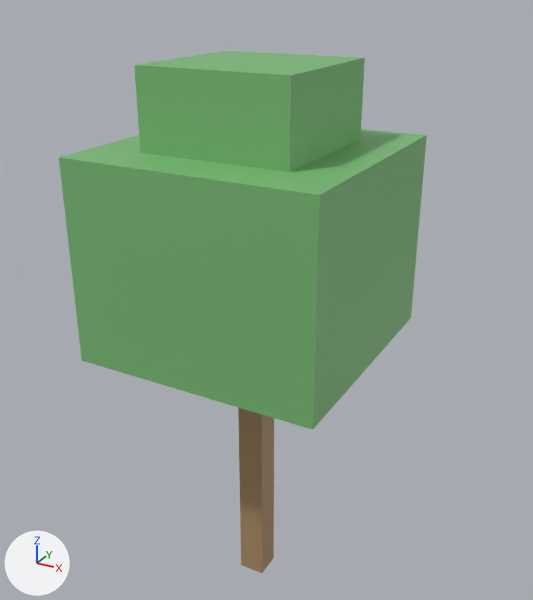
An edit to the glTF model data/islands/disksaver/glb/Prop_DS_Tree_13.glb, drawn before and after from the same camera.
Before and after are seen from a 50 mm lens placed at (3.58, -6.28, 6.77), pointed at (0.02, 0.2, 3.53). Every picture has the same lights, and +X, +Y and +Z are marked at lower left. The first picture is the older version. Vertices at exactly the same position are counted once.
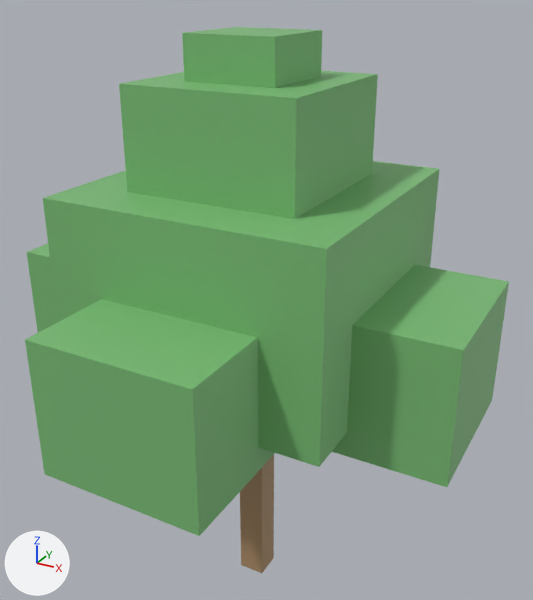
What changed in the scene script:
```text
Change me_cube_1459:
    used by ob_cube_001; location = (0.0, 0.0, 0.0)
    remove me_cube_1459.from_pydata(...)  # 8 vertices, 12 faces; spans x -1.31..1.31, y -1.31..1.31, z 3.15..5.25
    add me_cube_1459.from_pydata(...)  # 8 vertices, 12 faces; spans x -1.44..1.44, y -1.44..1.44, z 2.89..4.88
    me_cube_1459 part 1: the whole mesh is scaled about its middle by (1.1, 1.1, 0.95), then moved by (0.0, 0.0, -0.31)
Change me_cube_1460:
    used by ob_cube_002; location = (0.0, 0.0, 0.0)
    remove me_cube_1460.from_pydata(...)  # 8 vertices, 12 faces; spans x -0.79..0.79, y -0.79..0.79, z 4.99..6.04
    add me_cube_1460.from_pydata(...)  # 8 vertices, 12 faces; spans x 0.74..2.41, y -0.84..0.84, z 2.62..3.99
    me_cube_1460 part 2: the whole mesh is scaled about its middle by (1.07, 1.07, 1.3), then moved by (1.58, 0.0, -2.2)
Add me_cube_1530:
    me_cube_1530.from_pydata(...)  # a box spanning x -0.472..0.472, y -0.472..0.472, z 5.67..6.3
    me_cube_1530.materials.append(mat_ds_leaf1)  # green #7abb76
Add me_cube_1529:
    me_cube_1529.from_pydata(...)  # a box spanning x -0.89..0.89, y -0.89..0.89, z 4.72..5.88
    me_cube_1529.materials.append(mat_ds_leaf1)  # green #7abb76
Add me_cube_1528:
    me_cube_1528.from_pydata(...)  # a box spanning x -0.84..0.84, y -2.42..-0.74, z 2.62..3.99
    me_cube_1528.materials.append(mat_ds_leaf1)  # green #7abb76
Add me_cube_1526:
    me_cube_1526.from_pydata(...)  # a box spanning x -2.42..-0.74, y -0.84..0.84, z 2.62..3.99
    me_cube_1526.materials.append(mat_ds_leaf1)  # green #7abb76
Add ob_cube_007:
    ob_cube_007 = bpy.data.objects.new('Cube.007', me_cube_1530)
    ob_cube_007.location = (0.0, 0.0, 0.0)
Add ob_cube_006:
    ob_cube_006 = bpy.data.objects.new('Cube.006', me_cube_1529)
    ob_cube_006.location = (0.0, 0.0, 0.0)
Add ob_cube_005:
    ob_cube_005 = bpy.data.objects.new('Cube.005', me_cube_1528)
    ob_cube_005.location = (0.0, 0.0, 0.0)
Add ob_cube_003:
    ob_cube_003 = bpy.data.objects.new('Cube.003', me_cube_1526)
    ob_cube_003.location = (0.0, 0.0, 0.0)
```

Location of each change, [x1, y1, x2, y2] in pixels of the pictures (533 x 600 px):
'Cube.001', moved, rescaled (8% wider): before [59, 129, 427, 430]; after [43, 161, 439, 467]
'Cube.002', moved, rescaled: before [134, 51, 365, 172]; after [332, 265, 509, 487]
'Cube.005', added (green): after [25, 299, 275, 536]
'Cube.006', added (green): after [119, 71, 378, 219]
'Cube.007', added (green): after [182, 27, 322, 88]
'Cube.003', added (green): after [27, 244, 58, 333]
